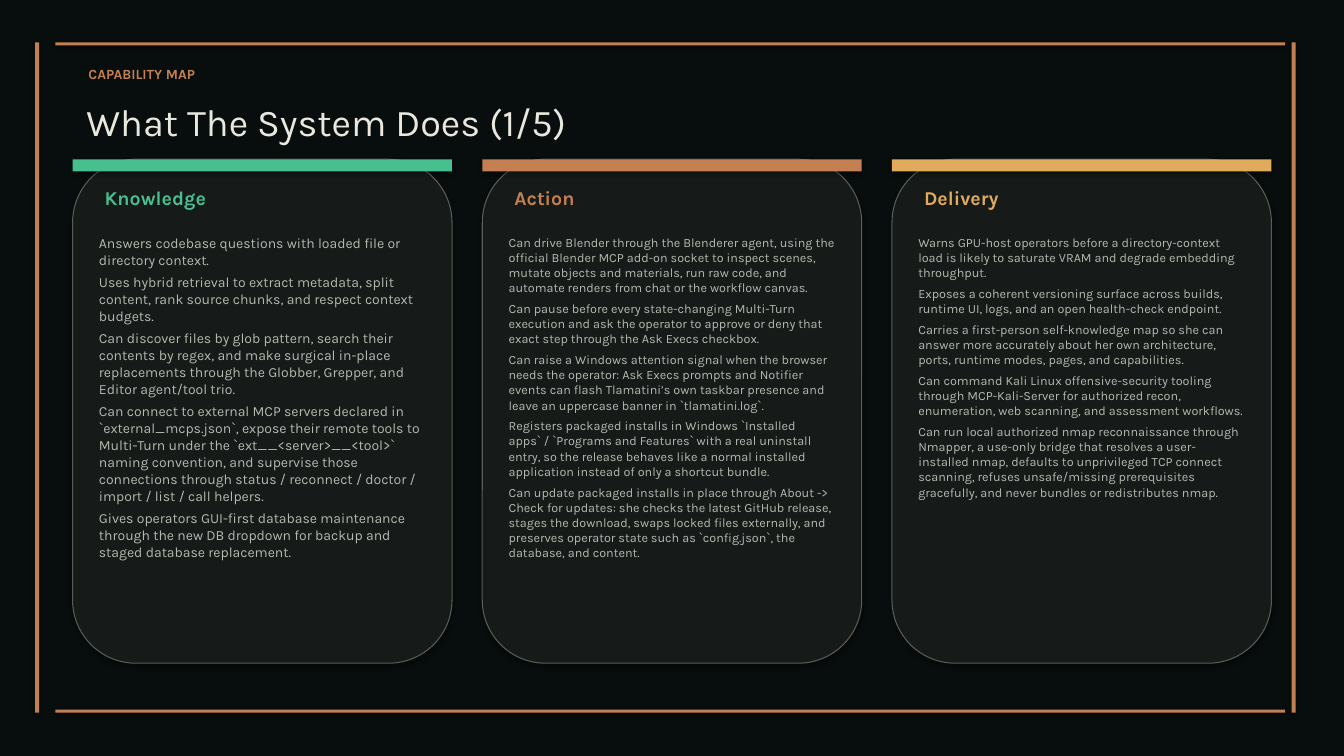
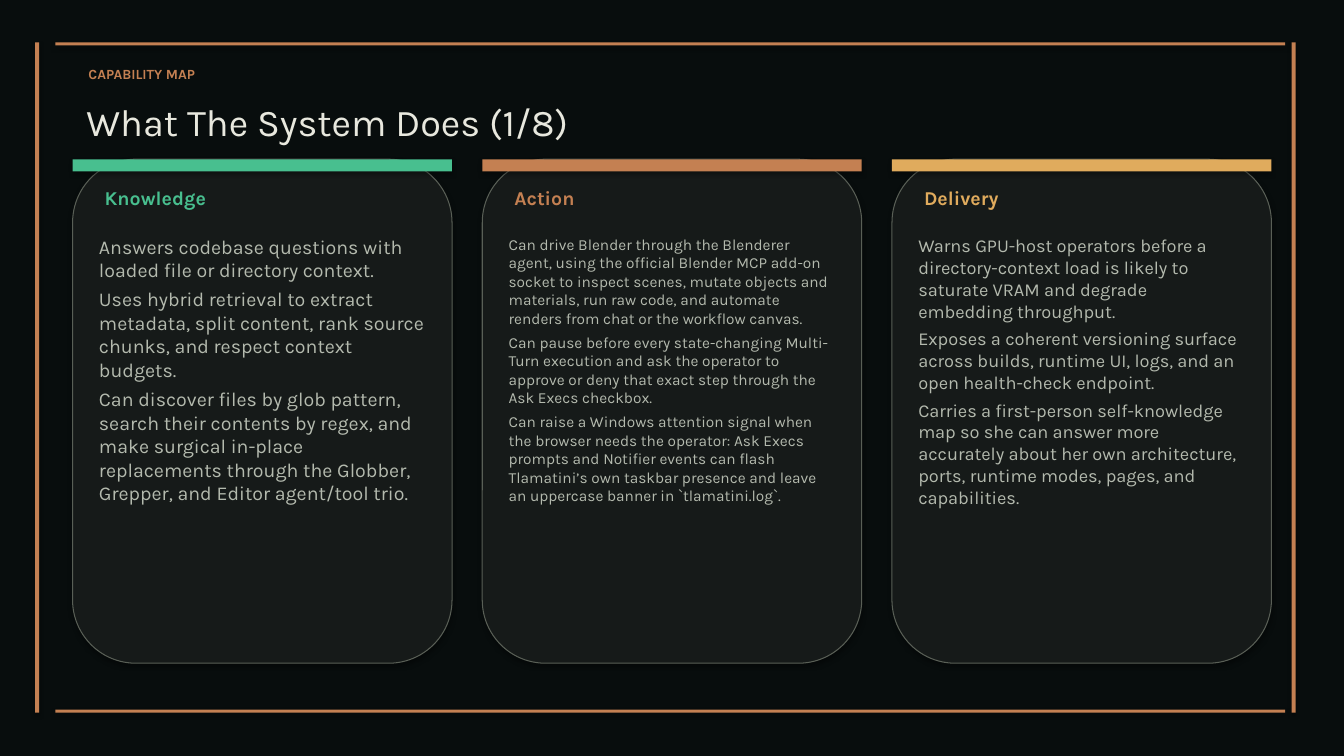
Before and after one commit to XAIHT/Tlamatini, a slide deck: slide 4 of Tlamatini_eXtended_Artificial_Intelligence_Humanly_Tempered.pptx. Drawn at 1344x756 pixels with LibreOffice and Linux fonts; fonts in the diff are those of the drawing. Boxes give left, top, right and bottom in pixels: in the first picture for what was removed or moved away, otherwise in the second. Text is boxed around its words. In the diff, an @@ line names an element or a change of style, - is before the commit and + after.

```diff
--- a/Tlamatini_eXtended_Artificial_Intelligence_Humanly_Tempered.pptx
+++ b/Tlamatini_eXtended_Artificial_Intelligence_Humanly_Tempered.pptx
@@ text at (x1=86, y1=108, x2=568, y2=146): text changed @@
-What The System Does (1/5)
+What The System Does (1/8)
@@ text "Answers codebase questions with loaded ..." at (x1=99, y1=240, x2=424, y2=505): size 10 to 14 pt @@
@@ text "Can drive Blender through the ..." at (x1=509, y1=239, x2=828, y2=505): size 9 to 11 pt @@
@@ text "Warns GPU-host operators before a ..." at (x1=918, y1=239, x2=1237, y2=508): size 9 to 13 pt @@
@@ text at (x1=918, y1=376, x2=1242, y2=500): paragraphs removed @@
-Can command Kali Linux offensive-security tooling through MCP-Kali-Server for authorized recon, enumeration, web scanning, and assessment workflows.
-Can run local authorized nmap reconnaissance through Nmapper, a use-only bridge that resolves a user-installed nmap, defaults to unprivileged TCP connect scanning, refuses unsafe/missing prerequisites gracefully, and never bundles or redistributes nmap.
@@ text at (x1=99, y1=406, x2=420, y2=561): paragraphs removed @@
-Can connect to external MCP servers declared in `external_mcps.json`, expose their remote tools to Multi-Turn under the `ext__<server>__<tool>` naming convention, and supervise those connections through status / reconnect / doctor / import / list / call helpers.
-Gives operators GUI-first database maintenance through the new DB dropdown for backup and staged database replacement.
@@ text at (x1=509, y1=420, x2=831, y2=558): paragraphs removed @@
-Registers packaged installs in Windows `Installed apps` / `Programs and Features` with a real uninstall entry, so the release behaves like a normal installed application instead of only a shortcut bundle.
-Can update packaged installs in place through About -> Check for updates: she checks the latest GitHub release, stages the download, swaps locked files externally, and preserves operator state such as `config.json`, the database, and content.
```
Also in this commit, not shown: 27 other slides changed, 5 slides added, 1 slide removed, 7 other files.
